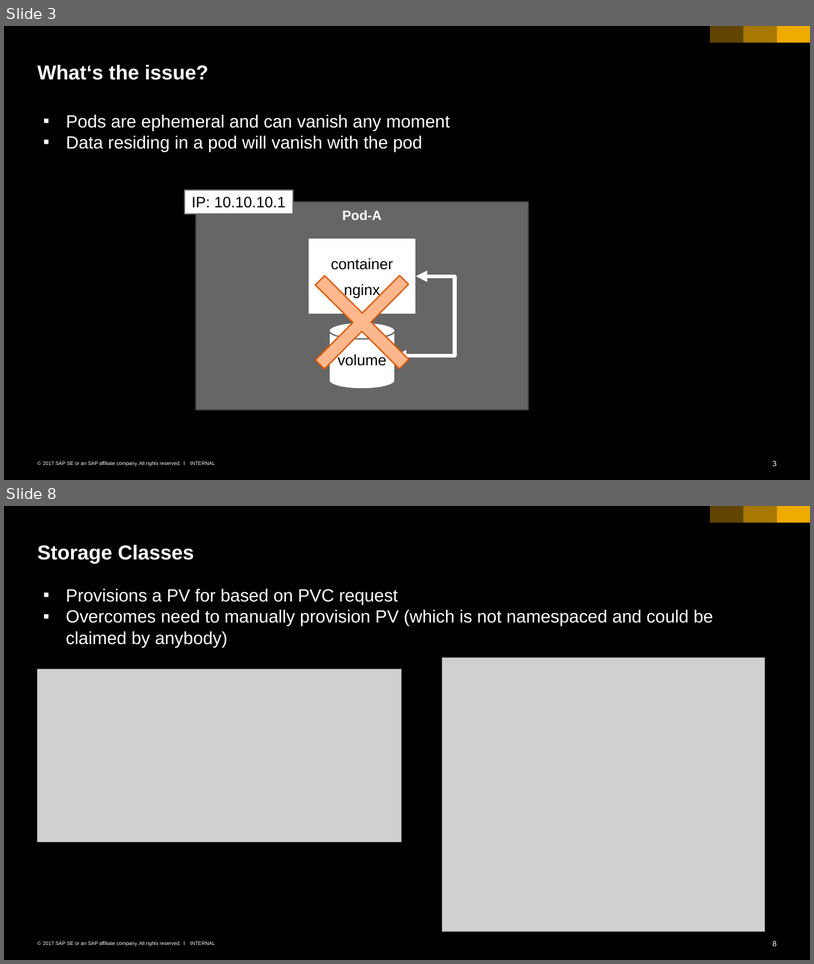
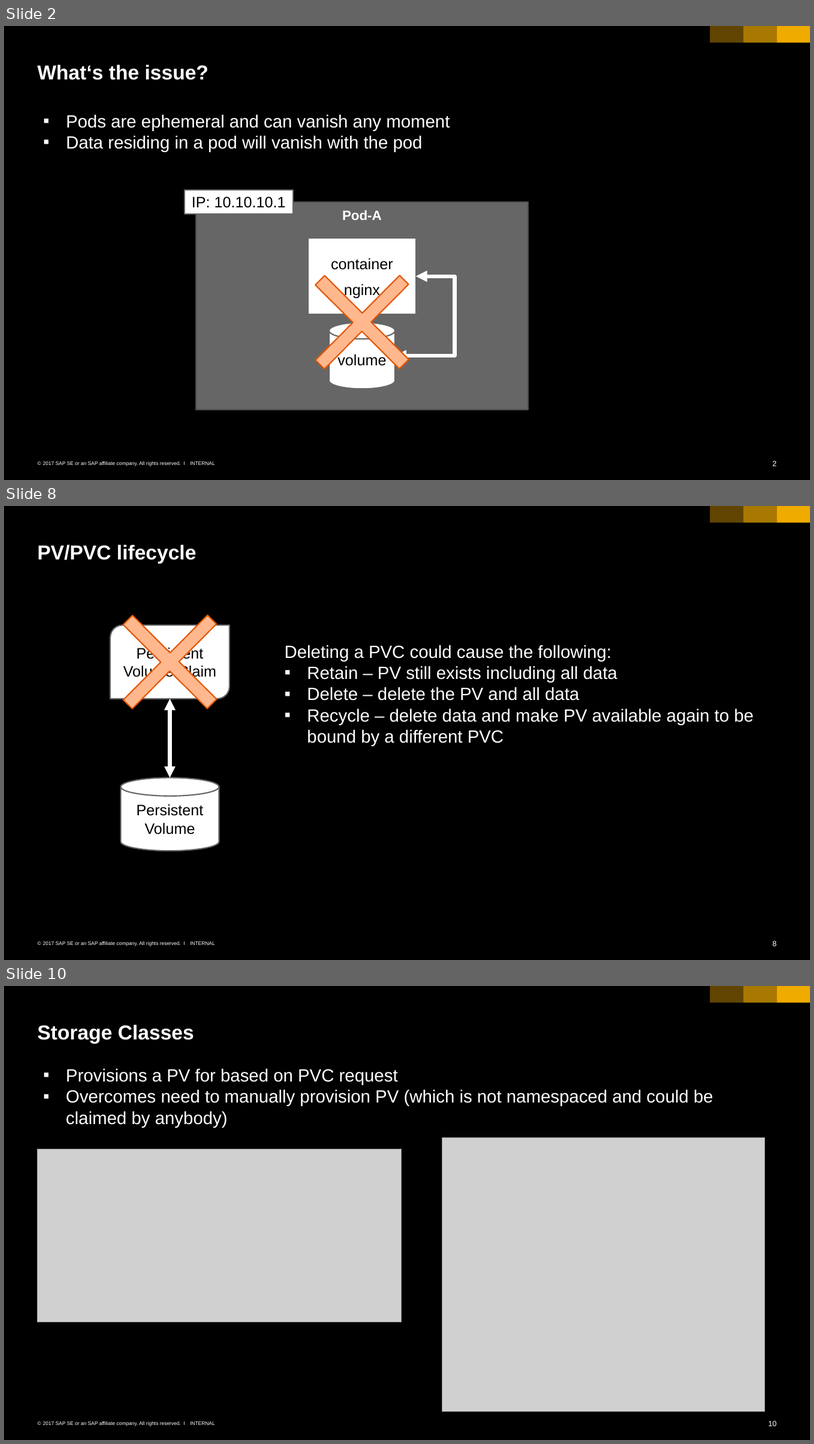
Before and after one commit to cuijiyao01/docker-k8s-training, a slide deck: kubernetes/05_persistence.pptx. Shown one above the other, each under a label of ours: slides 3 and 8 before the commit, slides 2, 8 and 10 after it; the slides between them are not shown. The pictures are 814x964 and 814x1444 pixels, drawn with LibreOffice and Linux fonts; fonts in the diff are those of the drawing; grey boxes stand for pictures. Boxes give left, top, right and bottom in pixels: in the first picture for what was removed or moved away, otherwise in the second. Text is boxed around its words. In the diff, an @@ line names an element or a change of style, - is before the commit and + after.

```diff
--- a/kubernetes/05_persistence.pptx
+++ b/kubernetes/05_persistence.pptx
@@ slide 8 added at bbox=[4, 506, 810, 960], background #000000; not listed: 6 template elements that a slide beside it also shows @@
@@ title added at bbox=[38, 544, 197, 564], 24 pt, text #FFFFFF, bold @@
+PV/PVC lifecycle
@@ plus added at bbox=[86, 577, 254, 745], fill #FFB88E, outline #E35500 1.5 pt @@
@@ round diag rect added at bbox=[110, 625, 230, 699], fill #FFFFFF, outline #666666 1.5 pt, 18 pt, text #000000 @@
+Persistent Volume Claim
@@ text added at bbox=[285, 645, 754, 746], 21 pt, text #FFFFFF @@
+Deleting a PVC could cause the following:
+▪ Retain – PV still exists including all data
+▪ Delete – delete the PV and all data
+▪ Recycle – delete data and make PV available again to be bound by a different PVC
@@ elbow double arrow added from (170, 698) to (170, 777), #FFFFFF 4.5 pt @@
@@ cylinder added at bbox=[120, 777, 219, 850], fill #FFFFFF, outline #666666 1.5 pt, 18 pt, text #000000 @@
+Persistent Volume
@@ what was slide 3 is now slide 2 @@
@@ page number at bbox=[773, 460, 777, 466]: text changed @@
-3
+2
@@ what was slide 8 is now slide 10 @@
@@ page number at bbox=[768, 1420, 777, 1426]: text changed @@
-8
+10
```
Also in this commit, not shown: 4 slides changed, 2 other slides added, 1 slide removed, 1 other file.
